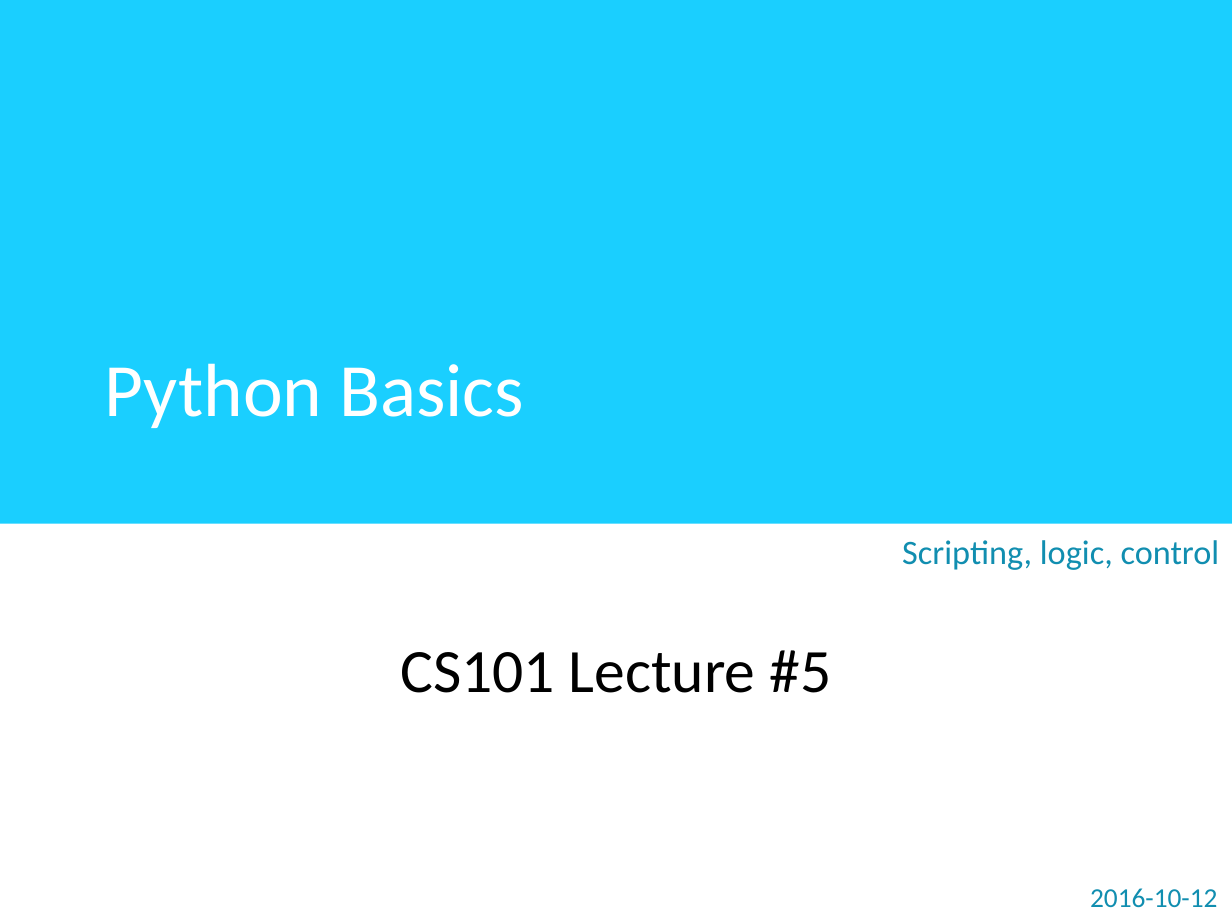
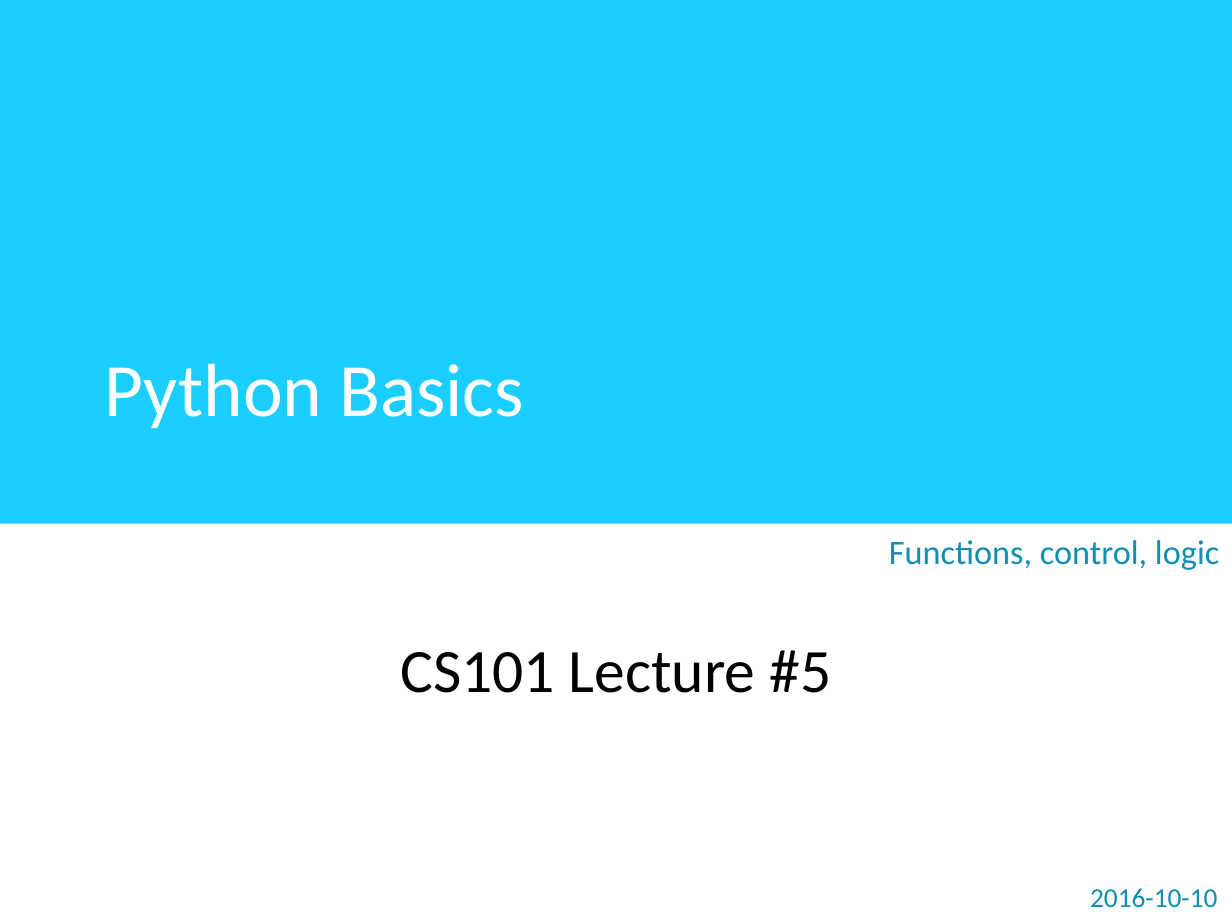
Before and after one commit to zichengliao/zuics101-fa17, a slide deck: slide 1 of lectures/lec05/lec05.pptx. Drawn at 1232x924 pixels with LibreOffice and Linux fonts; fonts in the diff are those of the drawing. Boxes give left, top, right and bottom in pixels: in the first picture for what was removed or moved away, otherwise in the second. Text is boxed around its words. In the diff, an @@ line names an element or a change of style, - is before the commit and + after.

```diff
--- a/lectures/lec05/lec05.pptx
+++ b/lectures/lec05/lec05.pptx
@@ subtitle at bbox=[889, 540, 1219, 570]: text changed @@
-Scripting, logic, control
+Functions, control, logic
@@ text at bbox=[1090, 888, 1217, 908]: text changed @@
-2016-10-12
+2016-10-10
```
Also in this commit, not shown: 50 other slides changed, 4 slides added, 1 slide removed, 1 other file.
